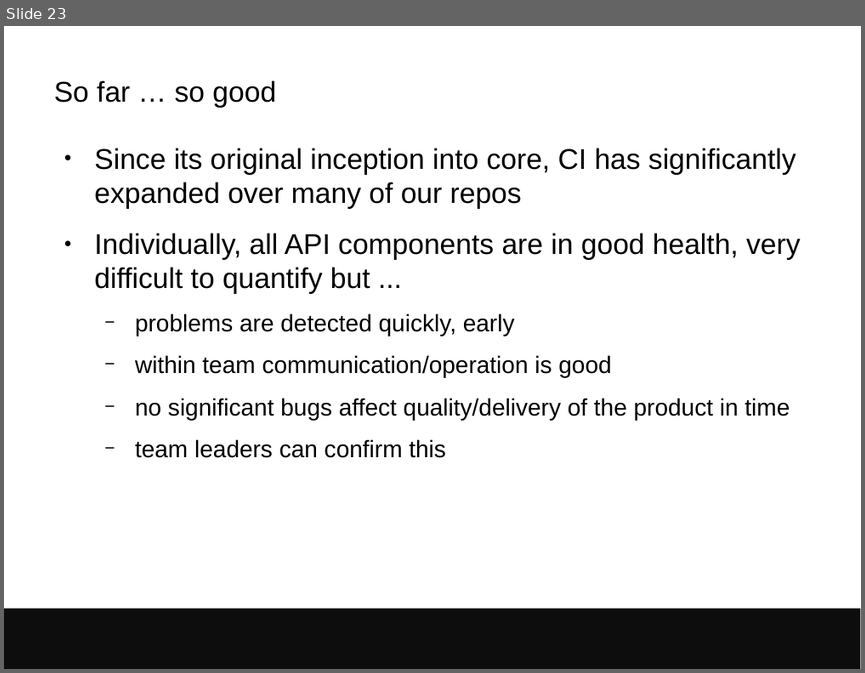
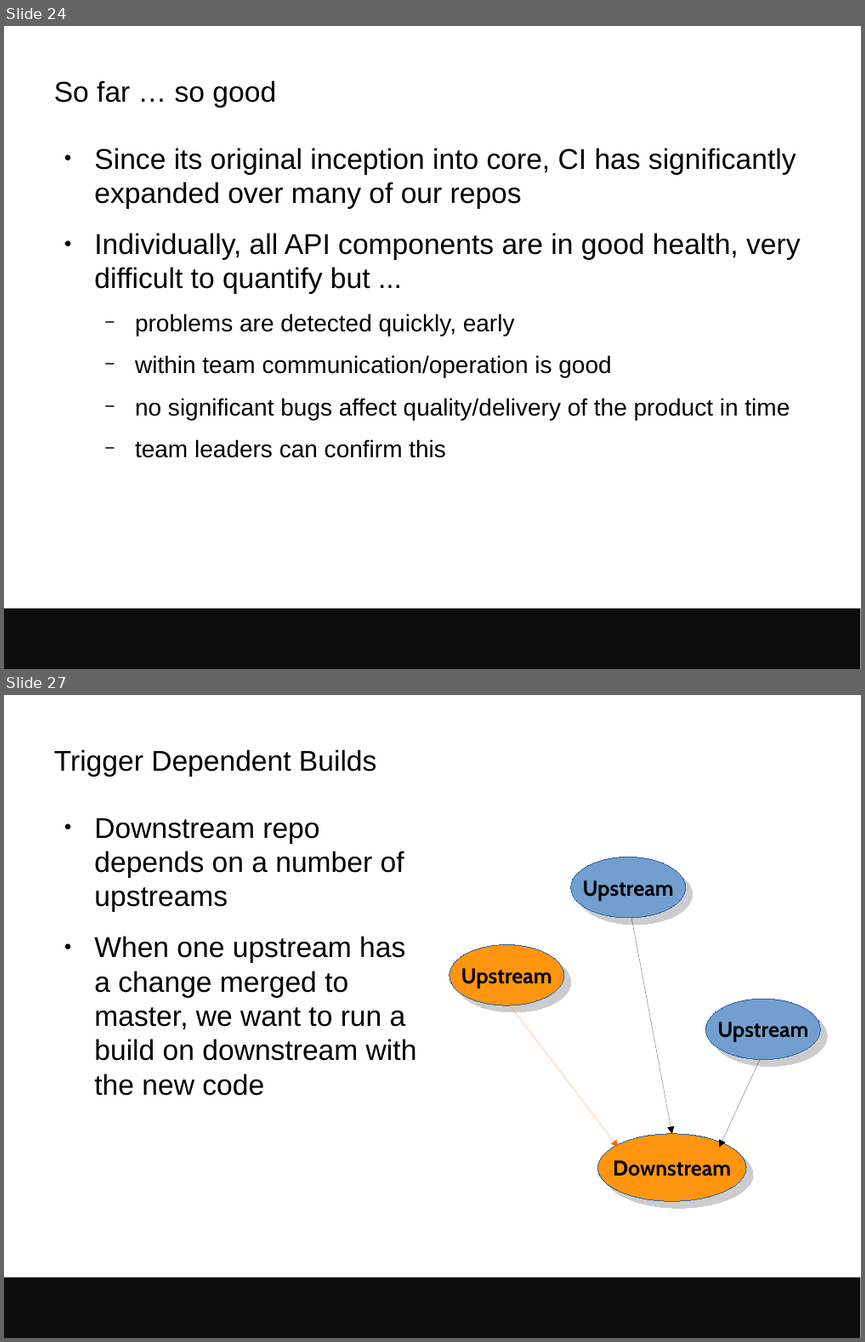
Before and after one commit to avullo/presentations, a slide deck: 2017/data-review-12-17/talk.odp. Shown one above the other, each under a label of ours: slide 23 before the commit, slides 24 and 27 after it; the slides between them are not shown. The pictures are 865x673 and 865x1342 pixels, drawn with LibreOffice and Linux fonts; fonts in the diff are those of the drawing; background and template pictures are left out. Boxes give left, top, right and bottom in pixels: in the first picture for what was removed or moved away, otherwise in the second. Text is boxed around its words. In the diff, an @@ line names an element or a change of style, - is before the commit and + after.

Commit message:
More into CI in Ensembl, started dependent build section.

```diff
--- a/2017/data-review-12-17/talk.odp
+++ b/2017/data-review-12-17/talk.odp
@@ slide 27 added at (4,695,861,1338), background #FFFFFF; not listed: 1 template element that a slide beside it also shows @@
@@ title added at (54,749,376,777), 24 pt, text #000000 @@
+Trigger Dependent Builds
@@ text added at (94,818,417,1095), 24 pt, text #000000 @@
+● Downstream repo depends on a number of upstreams
+● When one upstream has a change merged to master, we want to run a build on downstream with the new code
@@ ellipse added at (570,857,685,918), fill #729FCF, outline #3465A4 0 pt, 18 pt, text #000000, bold @@
+Upstream
@@ arrow added from (631, 918) to (672, 1134), #000000 0 pt @@
@@ ellipse added at (449,944,564,1005), fill #FF950E, outline #3465A4 0 pt, 18 pt, text #000000, bold @@
+Upstream
@@ ellipse added at (706,998,821,1059), fill #729FCF, outline #3465A4 0 pt, 18 pt, text #000000, bold @@
+Upstream
@@ arrow added from (511, 1005) to (619, 1147), #FF6600 0 pt @@
@@ arrow added from (760, 1059) to (720, 1147), #000000 0 pt @@
@@ ellipse added at (598,1134,746,1202), fill #FF950E, outline #3465A4 0 pt, 18 pt, text #000000, bold @@
+Downstream
@@ what was slide 23 is now slide 24 @@
```
Also in this commit, not shown: 3 slides changed, 9 other slides added.
